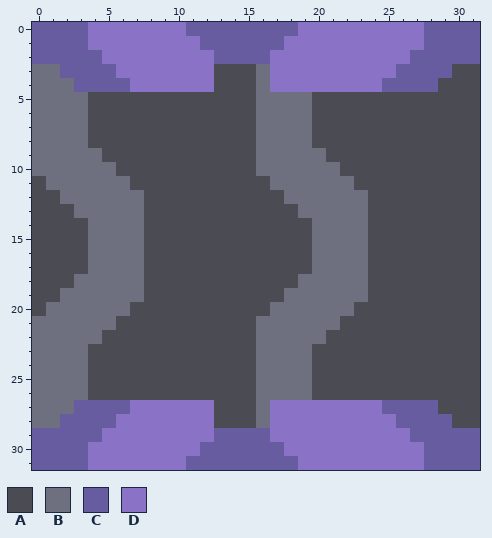
File history of a pixel-art sprite, sprites-override/blocks/distribution/conveyors/hackusated-conveyor-0-3.png. Above is the file before it was changed.
The file is 32x32 pixels.
Palette (. is transparent): A #4a4b53  B #6e7080  C #665c9f  D #8a73c6
Pixels before, first column x 0:
 0 CCCCDDDDDDDCCCCCCCCDDDDDDDDDCCCC
 1 CCCCDDDDDDDDCCCCCCDDDDDDDDDDCCCC
 2 CCCCCDDDDDDDDCCCCDDDDDDDDDDCCCCC
 3 BBCCCCDDDDDDDAAABDDDDDDDDDCCCCAA
 4 BBBCCCCDDDDDDAAABDDDDDDDDCCCCAAA
 5 BBBBAAAAAAAAAAAABBBBAAAAAAAAAAAA
 6 BBBBAAAAAAAAAAAABBBBAAAAAAAAAAAA
 7 BBBBAAAAAAAAAAAABBBBAAAAAAAAAAAA
 8 BBBBAAAAAAAAAAAABBBBAAAAAAAAAAAA
 9 BBBBBAAAAAAAAAAABBBBBAAAAAAAAAAA
10 BBBBBBAAAAAAAAAABBBBBBAAAAAAAAAA
11 ABBBBBBAAAAAAAAAABBBBBBAAAAAAAAA
12 AABBBBBBAAAAAAAAAABBBBBBAAAAAAAA
13 AAABBBBBAAAAAAAAAAABBBBBAAAAAAAA
14 AAAABBBBAAAAAAAAAAAABBBBAAAAAAAA
15 AAAABBBBAAAAAAAAAAAABBBBAAAAAAAA
16 AAAABBBBAAAAAAAAAAAABBBBAAAAAAAA
17 AAAABBBBAAAAAAAAAAAABBBBAAAAAAAA
18 AAABBBBBAAAAAAAAAAABBBBBAAAAAAAA
19 AABBBBBBAAAAAAAAAABBBBBBAAAAAAAA
20 ABBBBBBAAAAAAAAAABBBBBBAAAAAAAAA
21 BBBBBBAAAAAAAAAABBBBBBAAAAAAAAAA
22 BBBBBAAAAAAAAAAABBBBBAAAAAAAAAAA
23 BBBBAAAAAAAAAAAABBBBAAAAAAAAAAAA
24 BBBBAAAAAAAAAAAABBBBAAAAAAAAAAAA
25 BBBBAAAAAAAAAAAABBBBAAAAAAAAAAAA
26 BBBBAAAAAAAAAAAABBBBAAAAAAAAAAAA
27 BBBCCCCDDDDDDAAABDDDDDDDDCCCCAAA
28 BBCCCCDDDDDDDAAABDDDDDDDDDCCCCAA
29 CCCCCDDDDDDDDCCCCDDDDDDDDDDCCCCC
30 CCCCDDDDDDDDCCCCCCDDDDDDDDDDCCCC
31 CCCCDDDDDDDCCCCCCCCDDDDDDDDDCCCC
Now the later version:
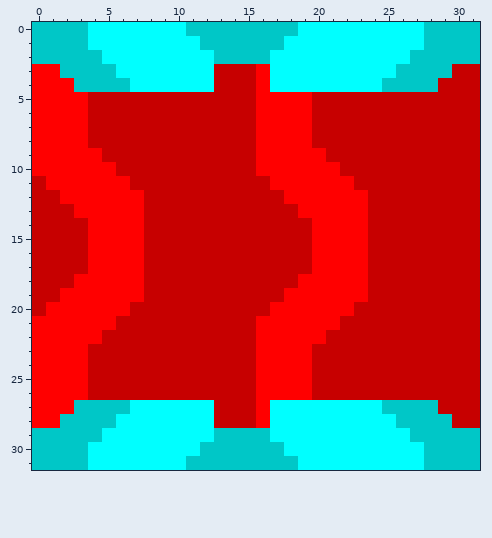
From the commit log: Add my preferred conveyor textures
Edits made:
colour A: #4a4b53 -> #c70000
colour B: #6e7080 -> #ff0000
colour C: #665c9f -> #00c7c7
colour D: #8a73c6 -> #00ffff
Boxes around the changes in both pictures, in picture pixels (x1, y1, x2, y2):
changed: (32, 22, 480, 470)
